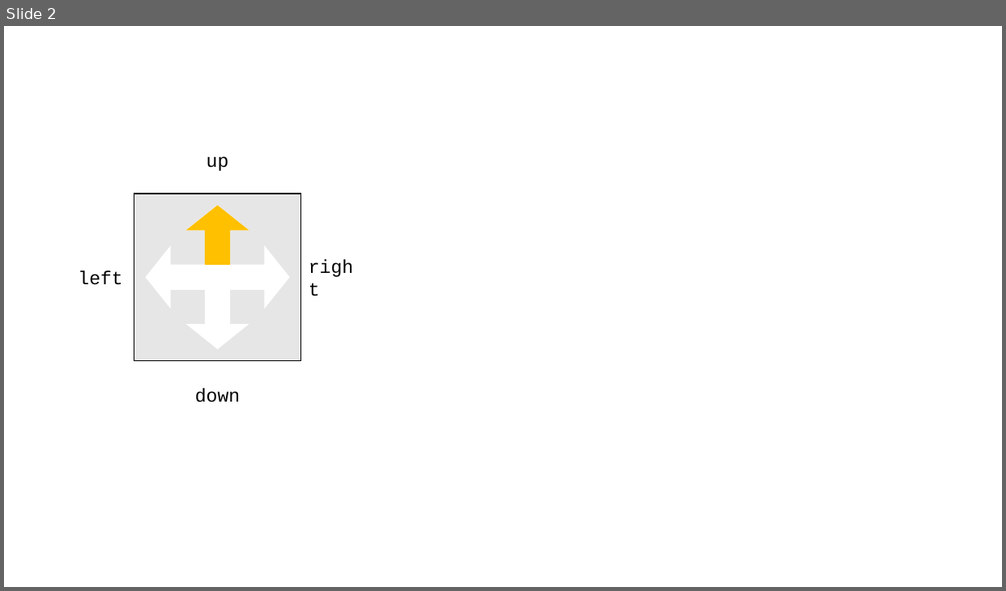
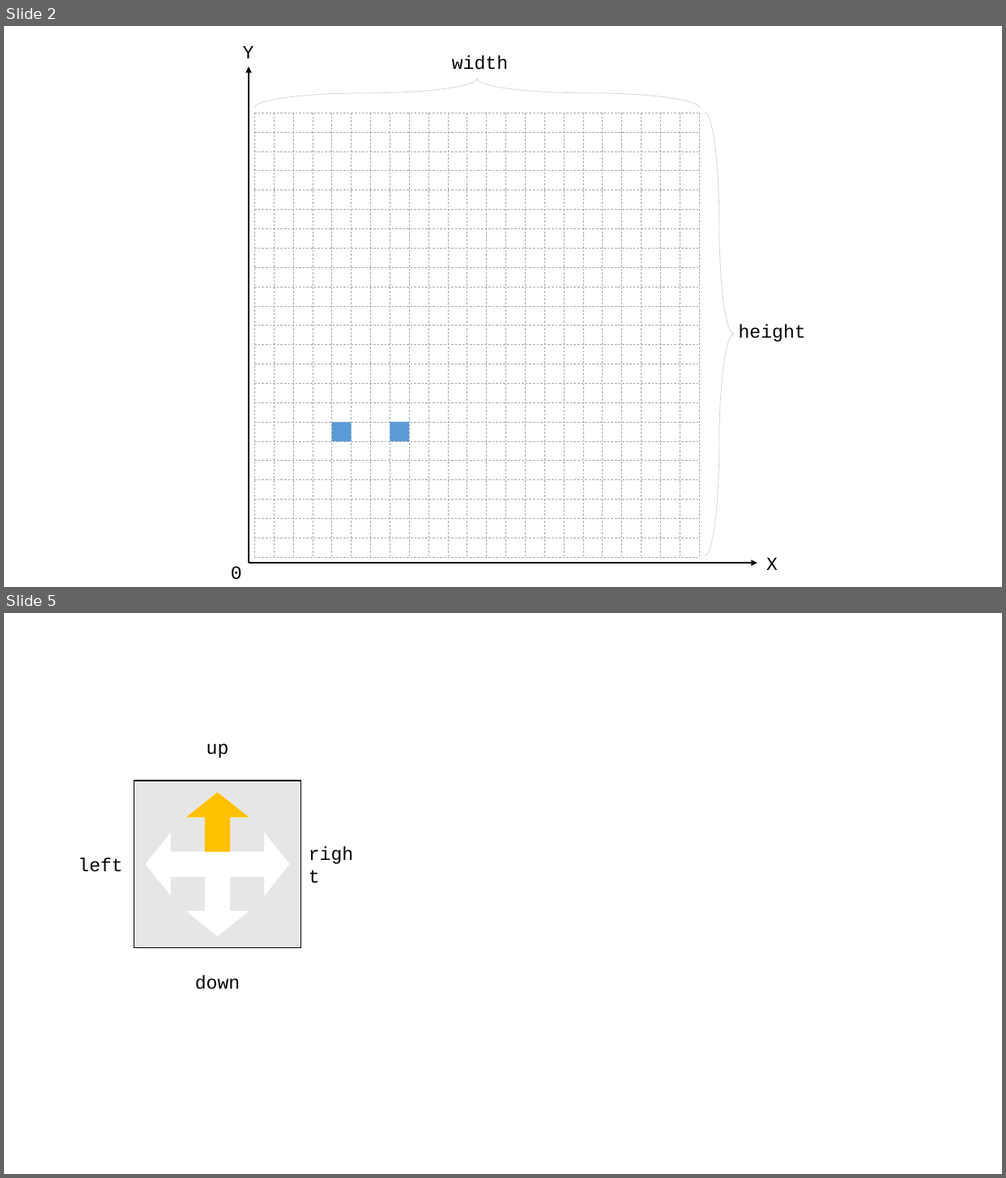
Before and after one commit to zyldgd/Sorting_System, a slide deck: arch.pptx. Shown one above the other, each under a label of ours: slide 2 before the commit, slides 2 and 5 after it; the slides between them are not shown. The pictures are 1006x591 and 1006x1178 pixels, drawn with LibreOffice and Linux fonts; fonts in the diff are those of the drawing. Boxes give left, top, right and bottom in pixels: in the first picture for what was removed or moved away, otherwise in the second. Text is boxed around its words. In the diff, an @@ line names an element or a change of style, - is before the commit and + after.

```diff
--- a/arch.pptx
+++ b/arch.pptx
@@ slide 2 added at bbox=[4, 26, 1002, 587], background #FFFFFF @@
@@ text added at bbox=[243, 45, 254, 58], 18 pt, text #000000 @@
+Y
@@ arrow added from (249, 564) to (249, 66), #000000 1 pt @@
@@ text added at bbox=[452, 55, 508, 70], 18 pt, text #000000 @@
+width
@@ left brace added at bbox=[254, 79, 699, 108], outline #D0CECE 0.5 pt @@
@@ group added at bbox=[255, 113, 700, 557]: 48 lines @@
@@ left brace added at bbox=[705, 112, 734, 557], outline #D0CECE 0.5 pt @@
@@ text added at bbox=[739, 325, 806, 342], 18 pt, text #000000 @@
+height
@@ rectangle added at bbox=[332, 423, 351, 442], fill #5B9BD5 @@
@@ rectangle added at bbox=[390, 422, 409, 442], fill #5B9BD5 @@
@@ text added at bbox=[766, 557, 778, 570], 18 pt, text #000000 @@
+X
@@ text added at bbox=[231, 566, 242, 580], 18 pt, text #000000 @@
+0
@@ arrow added from (249, 564) to (757, 564), #000000 1 pt @@
@@ what was slide 2 is now slide 5 @@
```
Also in this commit, not shown: 1 slide changed, 2 other slides added, 7 other files.
